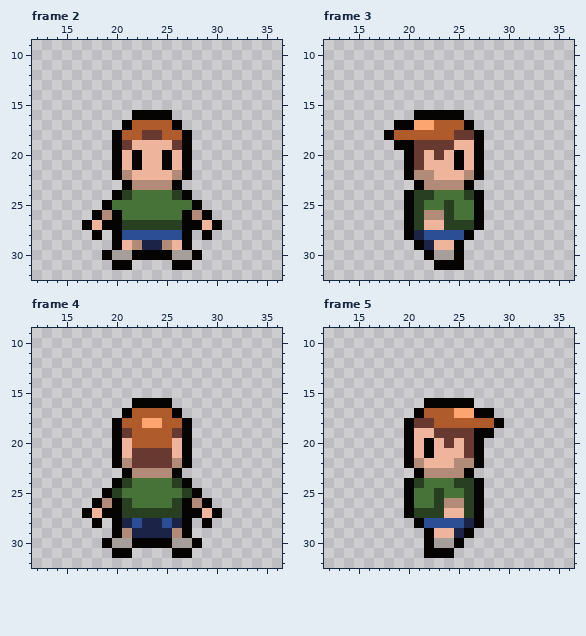
Pixel-art file: art/characters/playerA.aseprite. That is the earlier state.
48x48 pixels, 5 frames. Shown: frame 2: x 12..36, y 9..32; frame 3: x 12..36, y 9..32; frame 4: x 12..36, y 9..32; frame 5: x 12..36, y 9..32.
New version:
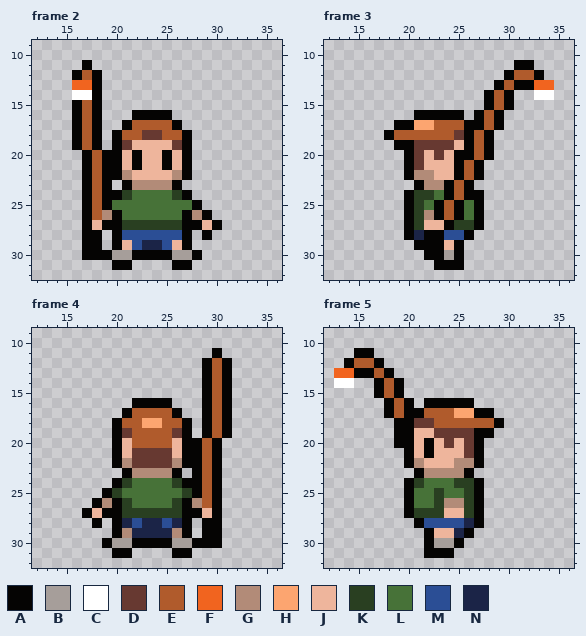
Palette (. is transparent): A #050403  B #a69e9a  C #ffffff  D #673931  E #b05b2c  F #f1641f  G #b28b78  H #fca570  J #eeb59c  K #293f21  L #477238  M #2b4e95  N #1b2447
Diff:
layer "Layer 2" added
Frame 2, layers "Layer 2", "Layer 1":
y 11: x 17 . -> A
y 12: x 16..18 ... -> AEA
y 13: x 16..18 ... -> FFA
y 14: x 16..18 ... -> CCA
y 15..19: x 16..18 ... -> AEA
y 20..24: x 17..19 ... -> AEA
y 25: x 17..18 .. -> AE
y 26: x 17..18 .A -> AE
y 28: x 17 . -> A
y 29: x 17..18 .. -> AA; x 22 G -> M; x 25 G -> M
y 30: x 17..18 .. -> AA
Frame 3, layer "Layer 2":
y 11: x 31..32 .. -> AA
y 12: x 30..33 .... -> AEEA
y 13: x 29..34 ...... -> AEAAFF
y 14: x 28..30 ... -> AEA; x 33..34 .. -> CC
y 15: x 28..30 ... -> AEA
y 16..17: x 27..29 ... -> AEA
y 18: x 26..28 DA. -> AEA
y 19..20: x 26..28 JA. -> AEA
y 21: x 26 J -> E
y 22: x 25..26 JG -> AE
y 23: x 24..25 GG -> AE
y 24: x 24..26 LLK -> AEA
y 25: x 23..25 LKL -> AEA
y 26: x 23..25 GKL -> AEA
y 27: x 24 K -> A
y 28: x 22..23 MM -> AA
y 29: x 22..23 NJ -> AA
y 30: x 23 B -> A
Frame 4, layer "Layer 2":
y 11: x 30 . -> A
y 12..19: x 29..31 ... -> AEA
y 20..24: x 28..30 ... -> AEA
y 25: x 29..30 .. -> EA
y 26: x 29..30 A. -> EA
y 28: x 30 . -> A
y 29..30: x 29..30 .. -> AA
Frame 5, layer "Layer 2":
y 11: x 15..16 .. -> AA
y 12: x 14..17 .... -> AEEA
y 13: x 13..18 ...... -> FFAAEA
y 14: x 13..14 .. -> CC; x 17..19 ... -> AEA
y 15: x 17..19 ... -> AEA
y 16..17: x 18..20 ... -> AEA
y 18..20: x 19 . -> A
Pixel boxes of the changes (left, top, right, bottom) in both pictures:
changed: (72, 60, 172, 260)
changed: (424, 60, 554, 260)
changed: (192, 348, 232, 548)
added: (334, 348, 414, 448)
